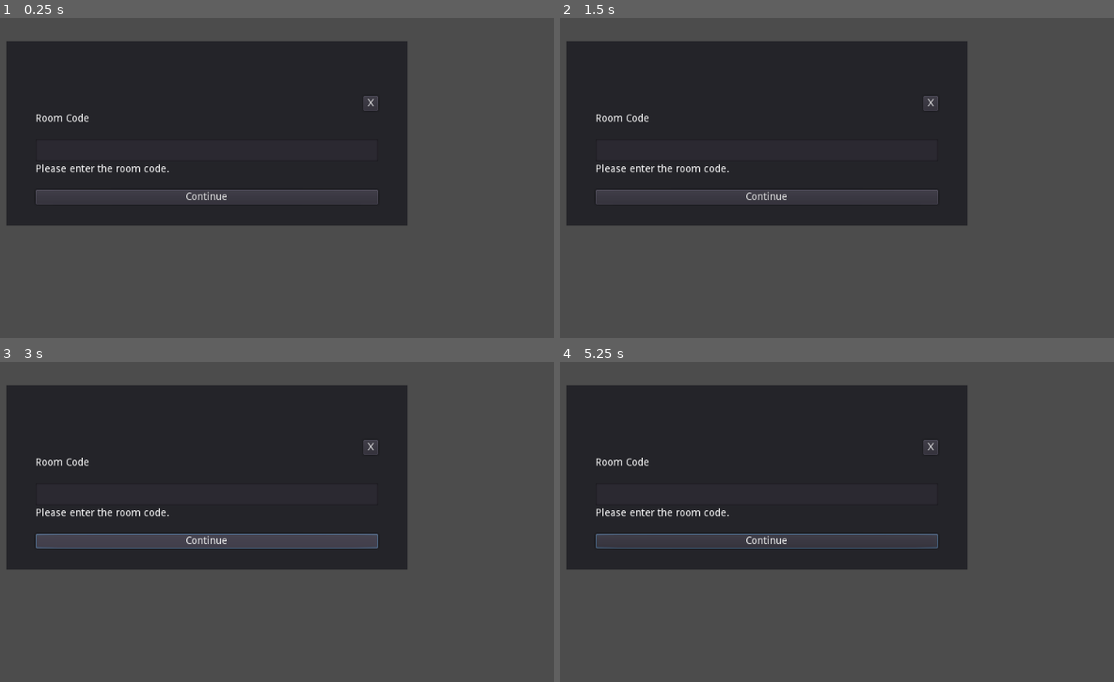
Above: before the commit, frames 1-4 (two rows, left to right).
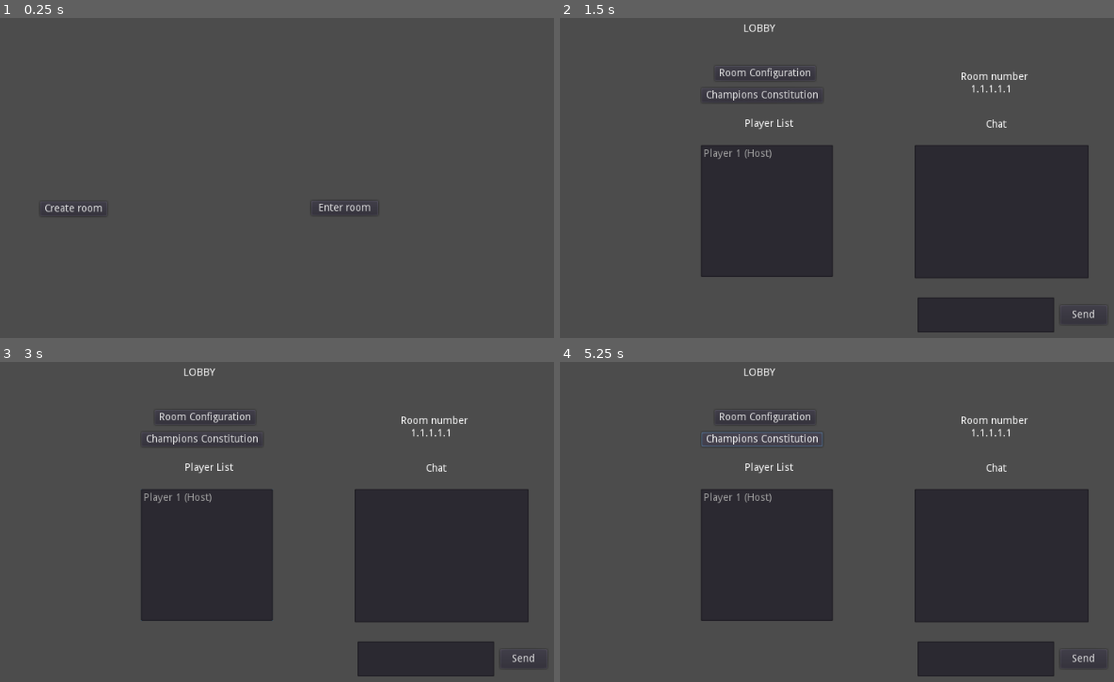
Above: after the commit, the same moments.

Repository: braveachilles/online_test_connection
Game: Godot game, scene res://RoomMenu.tscn
Two runs of this game, one before a commit and one after it. Both use one fixed random seed, a clock stepped at 60 frames per second and the inputs below.
Inputs (mouse positions are in pixels of both pictures, inside the frame that each line leads up to):
- Up to frame 1 (0.25 s): no input
- Up to frame 2 (1.5 s): click "Create room" at 0.5 s; click (903, 206) at 1.25 s, where only the run before the commit has a clickable "Enter room"
- Up to frame 3 (3 s): click (343, 550) at 2 s, where only the run before the commit has a clickable "Enter room"; click (204, 541) at 2.75 s, where only the run before the commit has a clickable "Continue"
- Up to frame 4 (5.25 s): click (764, 541) at 3.5 s, where only the run before the commit has a clickable "Continue"; click (1086, 659) at 4.25 s, where only the run after the commit has a clickable "Send"; click (759, 438) at 5 s, where only the run after the commit has a clickable "Champions Constitution"

The runs differ from the first frame. In frame 1, 38% of the frame differs, in the area x 1-74%, y 7-65%; in frame 2, 49%; in frame 3, 50%, in the area x 1-97%, y 1-99%; in frame 4, 49%.
Error before the commit: Invalid get index '1' (on base: 'PoolStringArray'). (res://RoomMenu.gd:54)
Error after the commit: Invalid get index '1' (on base: 'PoolStringArray'). (res://Lobby.gd:31)

Commit message:
test connection with example code

Diff:
--- a/ConnectionManager.gd
+++ b/ConnectionManager.gd
@@ -8,17 +8,38 @@
 
 # Called when the node enters the scene tree for the first time.
 func _ready():
-	pass
+	get_tree().connect("network_peer_connected", self, "player_connected")
+	get_tree().connect("network_peer_disconnected", self, "player_connected")
+	get_tree().connect("connected_to_server", self, "player_connected")
+	get_tree().connect("connection_failed", self, "player_connected")
+	get_tree().connect("server_disconnected", self, "player_connected")
 
 func connectToServer(ip):
 	#ip = "201.214.181.228"
+
+#	rpc("network_peer_connected", "player_connected")
 	var client = NetworkedMultiplayerENet.new()
+	#client.join
 	client.create_client(ip, 80)
+	#sendMessage()
 
 func createServer():
-	var server = NetworkedMultiplayerENet.new()
-	server.create_server(80, 4)
+	var peer = NetworkedMultiplayerENet.new()
+	peer.set_compression_mode(NetworkedMultiplayerENet.COMPRESS_RANGE_CODER)
+	var err = peer.create_server(8910, 1) # Maximum of 1 peer, since it's a 2-player game.
+	get_tree().set_network_peer(peer)
+#	connect("connected_to_server", self, "player_connected")
+#	connect("connection_failed", self, "player_connected")
+#	connect("server_disconnected", self, "player_connected")
+#	var server = NetworkedMultiplayerENet.new()
+#	server.connect("connected_to_server", self, "player_connected")
+#	server.connect("connection_failed", self, "player_connected")
+#	server.connect("server_disconnected", self, "player_connected")
 
+#	server.create_server(80, 4)
+
+func readMessage(message):
+	print("message")
 # Called every frame. 'delta' is the elapsed time since the previous frame.
 #func _process(delta):
 #	pass
@@ -26,3 +47,6 @@
 func sendMessage():
 	print("connecting to server")
 	networkPeer.put_var("message", "hello world")
+
+func player_connected():
+	print("player connected")
--- a/Lobby.gd
+++ b/Lobby.gd
@@ -22,6 +22,7 @@
 	http.request("https://api.ipify.org")
 	host_player = "Player 1 (Host)"
 	player_list.add_item(host_player, null, false)
+
 
 func codeEncryption():
 
--- a/RoomMenu.gd
+++ b/RoomMenu.gd
@@ -3,7 +3,7 @@
 var ip_splited
 
 func _ready():
-	pass # Replace with function body.
+	pass
 
 func _on_CreateRoom_pressed():
 
@@ -16,7 +16,7 @@
 	$PopupEnterCodeRoom.visible = false
 
 func codeDecryption(codeToDecrypt):
-	print(str(codeToDecrypt) + " el largo es: " + str(codeToDecrypt.length()))
+#	print(str(codeToDecrypt) + " el largo es: " + str(codeToDecrypt.length()))
 	var positionInIp = 0
 	var originalIp: String
 	for i in range(0, codeToDecrypt.length()):
@@ -24,7 +24,7 @@
 			#positionInIp = positionInIp + 1
 			originalIp = originalIp + "."
 			positionInIp = positionInIp + 1
-			print(str(codeToDecrypt[i -3]) + str(codeToDecrypt[i -2]) + str(codeToDecrypt[i -1]))
+#			print(str(codeToDecrypt[i -3]) + str(codeToDecrypt[i -2]) + str(codeToDecrypt[i -1]))
 		elif codeToDecrypt[i] != "0" and codeToDecrypt[i] != "1" and codeToDecrypt[i] != "2" and codeToDecrypt[i] != "3" and codeToDecrypt[i] != "4" and codeToDecrypt[i] != "5" and codeToDecrypt[i] != "6" and codeToDecrypt[i] != "7" and codeToDecrypt[i] != "8" and codeToDecrypt[i] != "9":
 
 			match positionInIp:
@@ -34,8 +34,8 @@
 #					print(str(Global.dictionary_ip_block_1.find(codeToDecrypt[i])))
 				1:
 					originalIp = originalIp + str(Global.dictionary_ip_block_2.find(codeToDecrypt[i]))
-					print(codeToDecrypt[i])
-					print(str(Global.dictionary_ip_block_2.find(codeToDecrypt[i])))
+#					print(codeToDecrypt[i])
+#					print(str(Global.dictionary_ip_block_2.find(codeToDecrypt[i])))
 				2:
 					originalIp = originalIp + str(Global.dictionary_ip_block_3.find(codeToDecrypt[i]))
 
@@ -50,10 +50,10 @@
 
 	ip_splited = originalIp.split(".")
 
-	print(ip_splited[0])
-	print(ip_splited[1])
-	print(ip_splited[2])
-	print(ip_splited[3])
+#	print(ip_splited[0])
+#	print(ip_splited[1])
+#	print(ip_splited[2])
+#	print(ip_splited[3])
 	var ip_segment_1 = int(ip_splited[0])/3
 	var ip_segment_2 = int(ip_splited[1])-17
 	var ip_segment_3 = int(ip_splited[2])/4
@@ -61,7 +61,7 @@
 	var ip = str(ip_segment_1) + "." + str(ip_segment_2) + "." + str(ip_segment_3) + "." + str(ip_segment_4)
 
 	#print(ip)
-	print("la ip es: " + ip)
+#	print("la ip es: " + ip)
 	return ip
 
 func _on_Continue_pressed():
--- a/RoomMenu.tscn
+++ b/RoomMenu.tscn
@@ -23,6 +23,7 @@
 text = "Enter room"
 
 [node name="PopupEnterCodeRoom" type="Panel" parent="."]
+visible = false
 anchor_right = 1.0
 anchor_bottom = 1.0
 margin_left = 239.0
